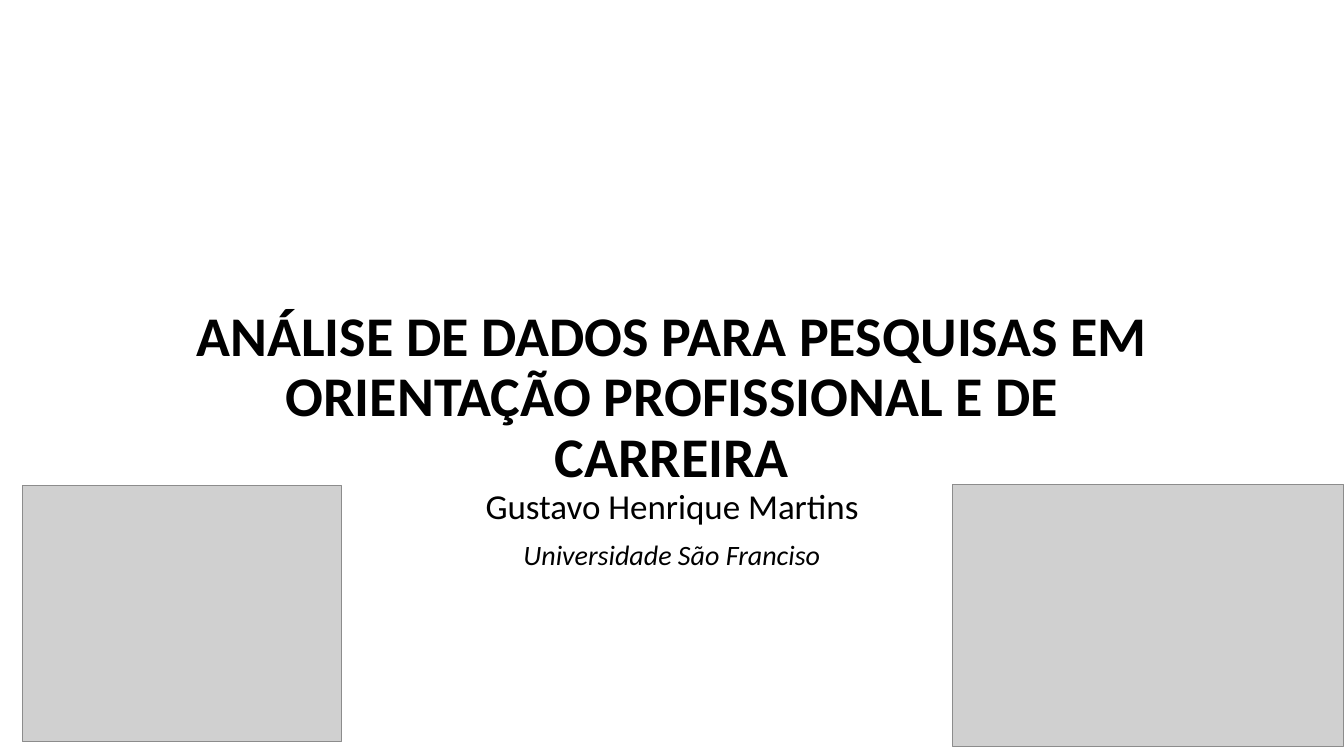
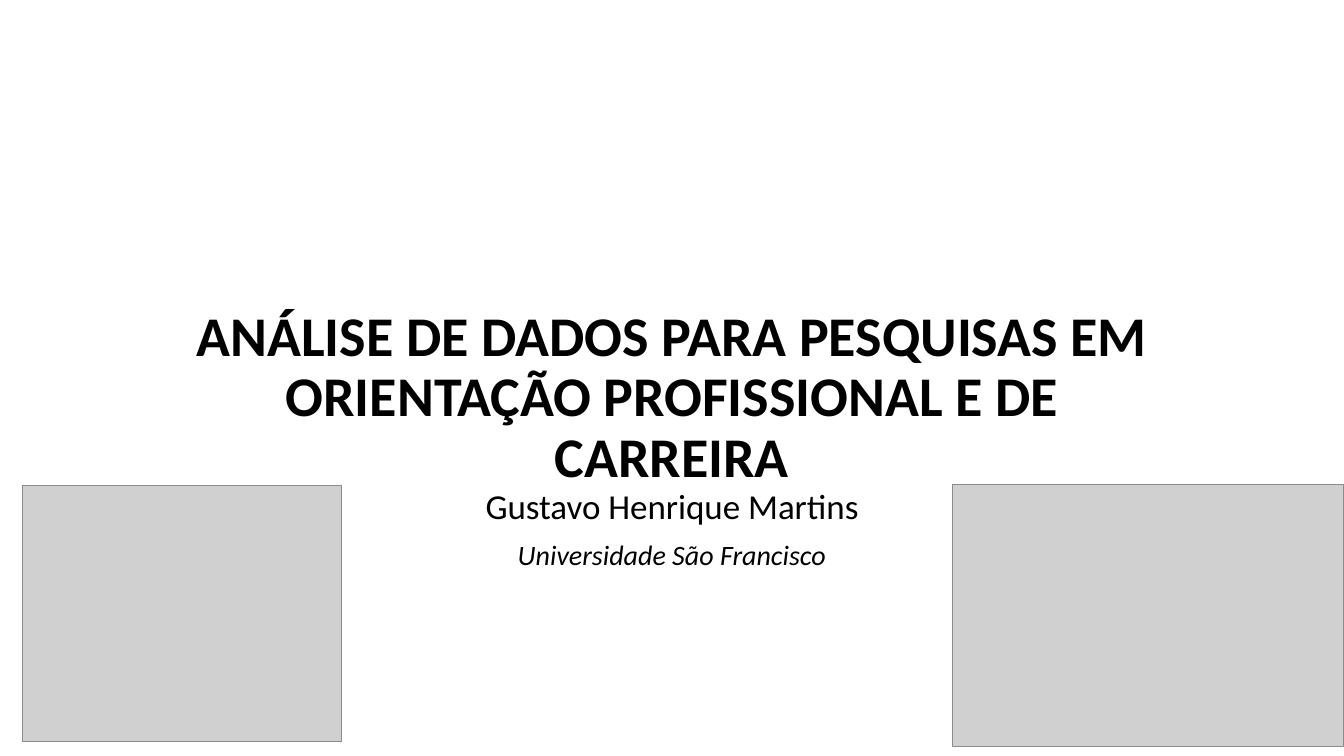
Before and after one commit to GustavHM/ABOP2021, a slide deck: slide 1 of Primeiros Passos - Análise de dados.pptx. Drawn at 1344x756 pixels with LibreOffice and Linux fonts; fonts in the diff are those of the drawing; grey boxes stand for pictures; background and template pictures are left out. Boxes give left, top, right and bottom in pixels: in the first picture for what was removed or moved away, otherwise in the second. Text is boxed around its words. In the diff, an @@ line names an element or a change of style, - is before the commit and + after.

```diff
--- a/Primeiros Passos - Análise de dados.pptx
+++ b/Primeiros Passos - Análise de dados.pptx
@@ text at bbox=[518, 545, 826, 566]: text changed @@
-Universidade São Franciso
+Universidade São Francisco
```
Also in this commit, not shown: 1 other slide changed, 1 other file.
